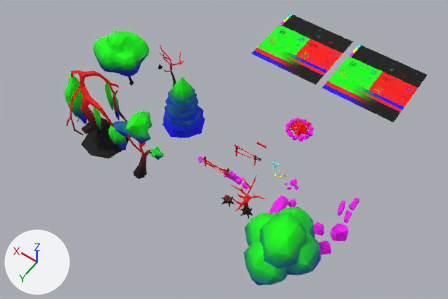
The FBX model Ludum_Dare_46/Assets/Arts/3D/Models/Assets_Nature.FBX, before and after one commit.
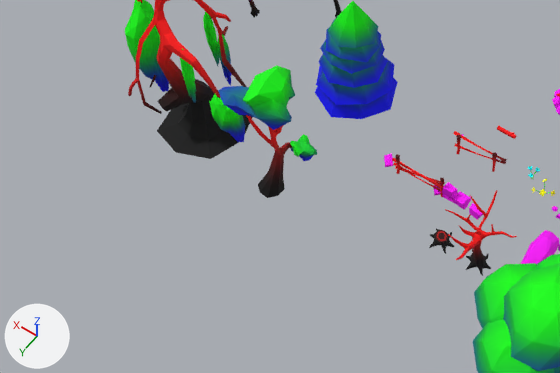
There are two pictures of each version: one whole from a camera (50 mm lens) standing at (-11.5, 31.8, 51.8) and looking at (11.6, -0.5, 1.0), one close up on the part from 0% to 65% of the width and 26% to 90% of the height. Lighting does not change. The marker at lower left points along +X, +Y and +Z. Where no turn or scale is listed for an object, it has been applied to the vertices.

The first close-up shows 'Barriere_01', 'Roche01', 'Tree_02', 'Tree_02_mort', 'Tree_03', 'Tree_04', 'Tree_05'.
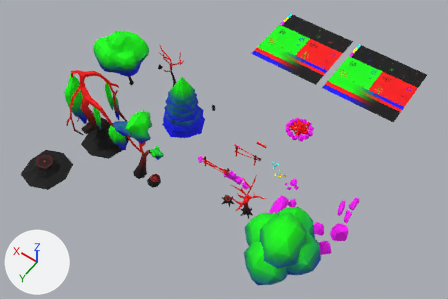
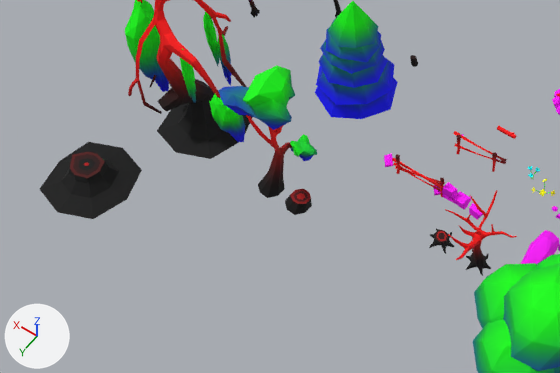
Commit message: souches all

Boxes (x1, y1, x2, y2) around the edits, measured in the close-ups (560 x 373 px):
'Tree_005_souche', added (black): after (40, 142, 142, 219)
    faces in mat_mask_resources (picture img_mask_png): (40, 142, 142, 219)
    faces in mat_mask (picture img_mask_png): (70, 152, 104, 178)
'Tree_04_Souche', added: after (285, 189, 312, 215)
    faces in mat_mask_resources (picture img_mask_png): (285, 196, 312, 215)
    faces in mat_mask (picture img_mask_png): (290, 189, 311, 204)
'Tree_03_Souche', added: after (410, 55, 418, 67)

The change, as a list of edits to the scene's bpy script:
```text
Add me_mesh_025:
    me_mesh_025.from_pydata(...)  # 55 vertices, 100 faces; spans x -2.32..2.56, y -2.55..2.56, z -0.45..0.8
    # faces by material slot: [54, 46]
    me_mesh_025.materials.append(mat_mask)  # picture img_mask_png
    me_mesh_025.materials.append(mat_mask_resources)  # picture img_mask_png
Add me_mesh_023:
    me_mesh_023.from_pydata(...)  # 16 vertices, 28 faces; spans x -0.196..0.196, y -0.196..0.303, z 0.0..0.79
    me_mesh_023.materials.append(mat_mask_resources)  # picture img_mask_png
Add me_mesh_024:
    me_mesh_024.from_pydata(...)  # 32 vertices, 54 faces; spans x -0.542..0.821, y -0.663..0.663, z -0.02..0.773
    # faces by material slot: [38, 16]
    me_mesh_024.materials.append(mat_mask)  # picture img_mask_png
    me_mesh_024.materials.append(mat_mask_resources)  # picture img_mask_png
Add ob_tree_005_souche:
    ob_tree_005_souche = bpy.data.objects.new('Tree_005_souche', me_mesh_025)
    ob_tree_005_souche.location = (25.4, 11.46, 0.0)
Add ob_tree_03_souche:
    ob_tree_03_souche = bpy.data.objects.new('Tree_03_Souche', me_mesh_023)
    ob_tree_03_souche.location = (16.19, -5.02, 0.0)
Add ob_tree_04_souche:
    ob_tree_04_souche = bpy.data.objects.new('Tree_04_Souche', me_mesh_024)
    ob_tree_04_souche.location = (15.25, 6.41, 0.0)
```
